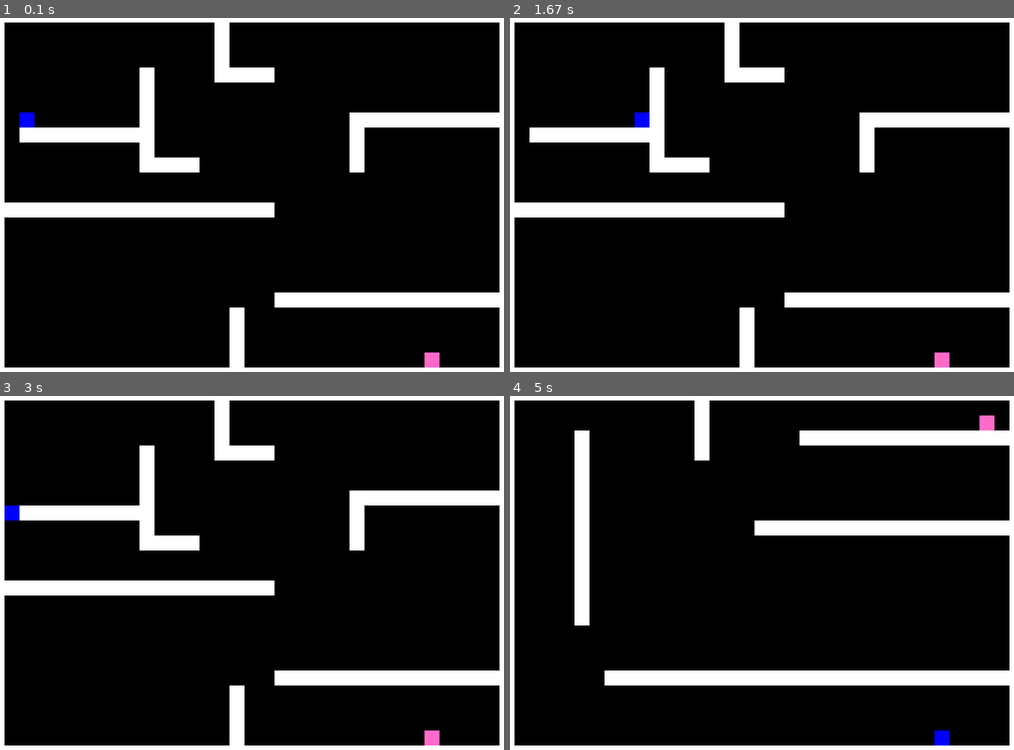
Above: before the commit, frames 1-4 (two rows, left to right).
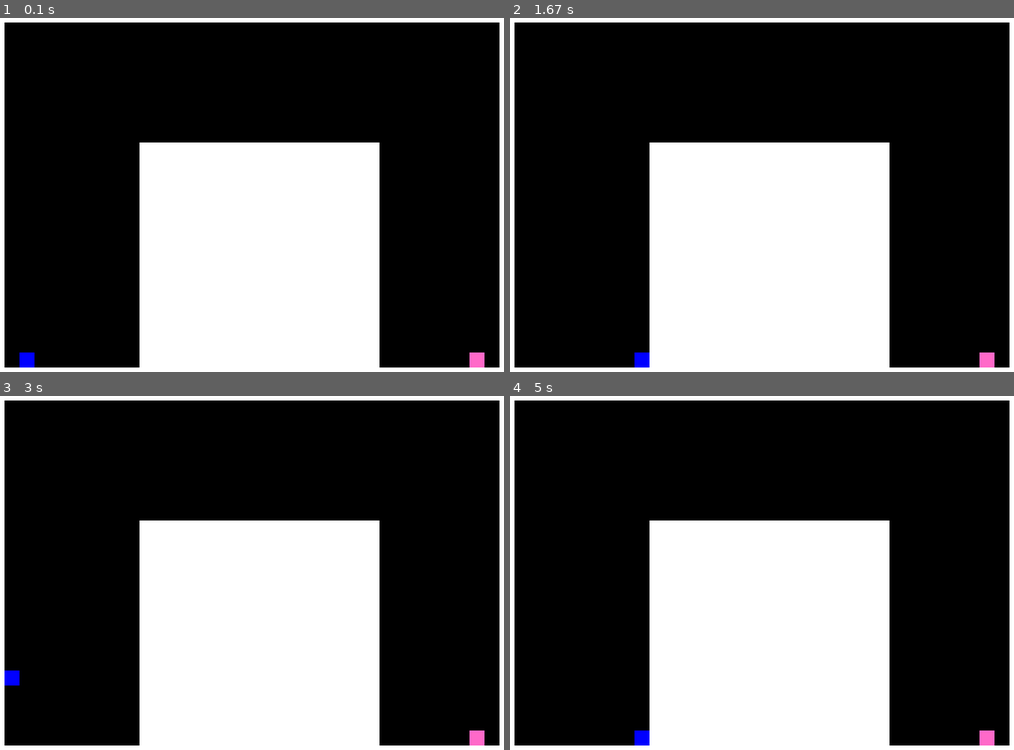
Above: after the commit, the same moments.

Repository: srli/Pygame
Game: pygame game, started from add_duck2.py
Same seed, same stepped clock (60 frames per second), same inputs: the game is played once before the commit and once after it. The source is Python 2; it was converted automatically to run under Python 3.
Inputs:
- Up to frame 1 (0.1 s): no input
- Up to frame 2 (1.67 s): hold Right 0.33-0.8 s; hold Up 0.83-1.3 s; hold Right from 1.33 s (still down)
- Up to frame 3 (3 s): release Right at 1.8 s; hold Left 1.83-2.37 s; hold Left 2.4-2.87 s; hold Up from 2.9 s (still down)
- Up to frame 4 (5 s): release Up at 3.37 s; hold Right 3.4-4.03 s; hold Left 4.07-4.53 s; hold Right from 4.57 s (still down)

The runs differ from the first frame. In frame 1, 33% of the frame differs, in the area x 0-100%, y 1-99%; in frame 2, 33%; in frame 3, 33%; in frame 4, 34%, in the area x 12-100%, y 1-99%.

Commit message:
Almost done but making it pretty now

Diff:
--- /dev/null
+++ b/portal_final2.py
@@ -0,0 +1,241 @@
+# -*- coding: utf-8 -*-
+"""
+Created on Fri Mar  7 16:58:55 2014
+
+@author: zoherghadyali, jaywoo, sophiali
+"""
+
+import pygame, random, math, time
+from pygame.locals import *
+from world import *
+
+class Wall:
+    """ Encodes the state of a singular rectangular 20x20 px wall in the game """
+    def __init__(self, pos):
+        self.rect = pygame.Rect(pos[0], pos[1], 20, 20)
+
+
+class Cake_top(object):
+     def __init__(self, pos):
+         self.rect = pygame.Rect(pos[0], pos[1], 25, 10)
+
+class Cake_bottom(object):
+     def __init__(self, pos):
+         self.rect = pygame.Rect(pos[0], pos[1]+10, 25, 15)
+
+class Portal(object):
+    """This is a portal"""
+    def __init__(self,wall):
+        if wall == 'null':
+            pass
+        else:
+            box = wall
+            self.rectp = box.inflate(10,10)
+
+    def update(event_pos):
+        print "updating portal"
+
+
+class Portal_Platformer_Model:
+    def __init__(self):
+        self.player = Duck(40,40)
+        self.portal_orange = 'null'
+        self.portal_blue = 'null'
+        self.walls = []
+        self.cake = None
+        self.level = 0
+        self.construct_environment(4)
+
+    def construct_environment(self, number):
+        self.walls = []
+        self.cake = None
+        level = world
+        for platform in level:
+            x = y = 0
+            for row in level[number]:
+                for col in row:
+                    if col == "W":
+                        self.walls.append(Wall((x, y)))
+                    if col == "C":
+                        self.cake = Cake_top((x,y))
+                        self.cake2 = Cake_bottom((x,y))
+                    x += 20
+                y += 20
+                x = 0
+
+    def moveX(self, dx):
+        self.player.rect.x += dx
+
+        for wall in self.walls:
+            if self.player.rect.colliderect(wall):
+                if dx > 0:
+                    self.player.rect.right = wall.rect.left
+                if dx < 0:
+                    self.player.rect.left = wall.rect.right
+
+    def moveY(self):
+        self.player.vy += self.player.ay
+        if self.player.vy >= 5.0:
+            self.player.vy = 5.0
+        if self.player.vy <= -5.0:
+            self.player.vy = -5.0
+
+        self.player.rect.y += self.player.vy
+
+        for wall in self.walls:
+            if self.player.rect.colliderect(wall):
+                if self.player.vy > 0:
+                    self.player.rect.bottom = wall.rect.top
+                    self.player.canJump = True
+                if self.player.vy < 0:
+                    self.player.rect.top = wall.rect.bottom
+
+
+    def update(self):
+        self.moveY()
+
+        if self.player.rect.colliderect(self.cake.rect):
+            self.level += 1
+            self.walls = []
+            self.player.rect.x = 40
+            self.player.rect.y = 40
+            self.player.vx= 0
+            self.player.vy = 0
+            self.portal_blue = 'null'
+            self.portal_orange = 'null'
+            self.construct_environment(self.level)
+
+
+        if self.portal_blue != 'null' and self.portal_orange != 'null':
+
+
+            if self.player.rect.colliderect(self.portal_orange.rectp):
+                print "Collision detected!"
+                print "I'm still repeating"
+                xp = self.portal_blue.rectp.x
+                yp = self.portal_blue.rectp.y
+                self.player.rect.x = xp + 30
+                self.player.rect.y = yp + 30
+                return
+
+            if self.player.rect.colliderect(self.portal_blue.rectp):
+                print "Collision detected!"
+                print "I'm still repeating!"
+                xp = self.portal_orange.rectp.x
+                yp = self.portal_orange.rectp.y
+                self.player.rect.x = xp + 30
+                self.player.rect.y = yp + 30
+                return
+
+            else:
+                pass
+
+    def portal_update_orange(self,portalclick):
+        self.portal_orange = Portal(portalclick)
+
+    def portal_update_blue(self,portalclick):
+        self.portal_blue = Portal(portalclick)
+
+class Duck:
+    """Code for our moving duck"""
+    def __init__(self,x,y):
+        self.rect = pygame.Rect(x,y,20,20)
+        self.canJump = False
+        self.vy = 0.0
+        self.ay = 0.15
+
+    def move(self):
+        self.vy += self.ay
+        if self.vy >= 2.0:
+            self.vy = 2.0
+        elif self.vy <= -2.0:
+            self.vy = -2.0
+
+        if self.moveUp or self.moveDown:
+            self.rect.y += self.vy
+        if self.moveLeft or self.moveRight:
+            self.rect.x += self.vx
+
+class PyGameWindowView:
+    """ Draws our game in a Pygame window """
+    def __init__(self,model,screen):
+        self.model = model
+        self.screen = screen
+
+    def draw(self):
+        self.screen.fill(pygame.Color(0,0,0))
+        pygame.draw.rect(self.screen, pygame.Color(109, 109, 109), self.model.player.rect)
+        for wall in self.model.walls:
+            pygame.draw.rect(screen, pygame.Color(255, 255, 255), wall.rect)
+        pygame.draw.rect(screen, pygame.Color(255,105,201), self.model.cake.rect)
+        pygame.draw.rect(screen, pygame.Color(94, 38, 25), self.model.cake2.rect)
+
+        if self.model.portal_orange != 'null':
+            pygame.draw.rect(self.screen, pygame.Color(255,153,0),self.model.portal_orange.rectp)
+        if self.model.portal_blue != 'null':
+            pygame.draw.rect(self.screen, pygame.Color(102,204,255),self.model.portal_blue.rectp)
+
+        pygame.display.update()
+
+
+class PyGameKeyboardController:
+    """ Manipulate game state based on keyboard input """
+    def __init__(self, model):
+        self.model = model
+
+    def handle_pygame_key(self):
+        keypressed = pygame.key.get_pressed()
+        if keypressed[pygame.K_LEFT]:
+            self.model.moveX(-2)
+        if keypressed[pygame.K_RIGHT]:
+            self.model.moveX(2)
+        if keypressed[pygame.K_UP] and self.model.player.canJump:
+            self.model.player.vy = -5.0
+            self.model.player.canJump = False
+
+    def handle_pygame_mouse(self, event):
+        x, y = event.pos
+        xp = float(self.model.player.rect.x)
+        yp = float(self.model.player.rect.y)
+        distance = math.sqrt((x-xp)**2 + (y-yp)**2)
+        dx = (x-xp)/distance * 2
+        dy = (y-yp)/distance * 2
+
+        while distance >= 2:
+            xp += dx
+            yp += dy
+            distance -= 2
+
+            for wall in self.model.walls:
+                if wall.rect.collidepoint(xp,yp):
+                    portalclick = pygame.Rect.copy(wall.rect)
+                    if event.button == 1:
+                        self.model.portal_update_orange(portalclick)
+                    if event.button == 3:
+                        self.model.portal_update_blue(portalclick)
+                    return
+
+if __name__ == '__main__':
+    pygame.init()
+    walls = []
+    size = (700, 500)
+    screen = pygame.display.set_mode(size)
+    model = Portal_Platformer_Model()
+    view = PyGameWindowView(model,screen)
+    controller = PyGameKeyboardController(model)
+
+    running = True
+
+    while running:
+
+        for event in pygame.event.get():
+            if event.type == QUIT:
+                running = False
+            if event.type == MOUSEBUTTONDOWN:
+                controller.handle_pygame_mouse(event)
+        controller.handle_pygame_key()
+        model.update()
+        view.draw()
+        time.sleep(0.001)
+
+    pygame.quit()
--- a/world.py
+++ b/world.py
@@ -6,29 +6,29 @@
 
 world = [[
         "WWWWWWWWWWWWWWWWWWWWWWWWWWWWWWWWWWW",
-        "W              W                  W",
-        "W              W                  W",
-        "W              W                  W",
-        "W         W    WWWW               W",
-        "W         W                       W",
-        "W         W                       W",
-        "W         W             WWWWWWWWWWW",
-        "W WWWWWWWWW             W         W",
-        "W         W             W         W",
-        "W         WWWW          W         W",
-        "W                                 W",
-        "W                                 W",
-        "WWWWWWWWWWWWWWWWWWW               W",
         "W                                 W",
         "W                                 W",
         "W                                 W",
         "W                                 W",
         "W                                 W",
-        "W                  WWWWWWWWWWWWWWWW",
-        "W               W                 W",
-        "W               W                 W",
-        "W               W                 W",
-        "W               W            C    W",
+        "W                                 W",
+        "W                                 W",
+        "W                                 W",
+        "W         WWWWWWWWWWWWWWWW        W",
+        "W         WWWWWWWWWWWWWWWW        W",
+        "W         WWWWWWWWWWWWWWWW        W",
+        "W         WWWWWWWWWWWWWWWW        W",
+        "W         WWWWWWWWWWWWWWWW        W",
+        "W         WWWWWWWWWWWWWWWW        W",
+        "W         WWWWWWWWWWWWWWWW        W",
+        "W         WWWWWWWWWWWWWWWW        W",
+        "W         WWWWWWWWWWWWWWWW        W",
+        "W         WWWWWWWWWWWWWWWW        W",
+        "W         WWWWWWWWWWWWWWWW        W",
+        "W         WWWWWWWWWWWWWWWW        W",
+        "W         WWWWWWWWWWWWWWWW        W",
+        "W         WWWWWWWWWWWWWWWW        W",
+        "W         WWWWWWWWWWWWWWWW      C W",
         "WWWWWWWWWWWWWWWWWWWWWWWWWWWWWWWWWWW",
         ],
         [
@@ -57,4 +57,87 @@
         "W                                 W",
         "W                                 W",
         "WWWWWWWWWWWWWWWWWWWWWWWWWWWWWWWWWWW",
-        ]]
+        ],
+        [
+        "WWWWWWWWWWWWWWWWWWWWWWWWWWWWWWWWWWW",
+        "W    W                      W     W",
+        "W    W                      W     W",
+        "W    W                      W     W",
+        "W    W                      W     W",
+        "W    W  C                   W     W",
+        "W    WWWWWWWWWWWWW          W     W",
+        "W                           W     W",
+        "W                           W     W",
+        "W                W          W     W",
+        "W                W                W",
+        "W                W                W",
+        "W                W                W",
+        "W                W                W",
+        "W                W                W",
+        "W                W                W",
+        "W                W                W",
+        "W                W                W",
+        "W                W                W",
+        "W                W   WWWWWWWWWWWWWW",
+        "W                W                W",
+        "W                W                W",
+        "W                W                W",
+        "W                W                W",
+        "WWWWWWWWWWWWWWWWWWWWWWWWWWWWWWWWWWW",
+        ],
+                [
+        "WWWWWWWWWWWWWWWWWWWWWWWWWWWWWWWWWWW",
+        "W                W                W",
+        "W                W                W",
+        "WWWWWWWWWWWWW    W        W       W",
+        "W                W        W       W",
+        "W                W        W       W",
+        "W    WWWWWWWWWWWWW        W       W",
+        "W                         W       W",
+        "W                         W       W",
+        "WWWWWWWWWWWWWWWWWWWWWWWWWWW       W",
+        "W                                 W",
+        "W                                 W",
+        "W                                 W",
+        "W                W                W",
+        "W                W                W",
+        "W                W                W",
+        "W                W                W",
+        "W                W                W",
+        "W                W                W",
+        "W                W                W",
+        "W                W                W",
+        "W                W                W",
+        "W                W                W",
+        "W  C             W                W",
+        "WWWWWWWWWWWWWWWWWWWWWWWWWWWWWWWWWWW",
+        ],
+                [
+        "WWWWWWWWWWWWWWWWWWWWWWWWWWWWWWWWWWW",
+        "W         WWWWWWWWWWWWWWWWWWW     W",
+        "W         WWWWWWWWWWWWWWWWWWW     W",
+        "W         WWWWWWWWWWWWWWWWWWW     W",
+        "W         WWWWWWWWWWWWWWWWWWW     W",
+        "W         WWWWWWWWWWWWWWWWWWW     W",
+        "W         WWWWWWWWWWWWWWWWWWW     W",
+        "W         WWWWWWWWWWWWWWWWWWW     W",
+        "W                                 W",
+        "W         WWWWWWWWWWWWWWWWWWW     W",
+        "W         WWWWWWWWWWWWWWWWWWW     W",
+        "W         WWWWWWWWWWWWWWWWWWW     W",
+        "W         WWWWWWWWWWWWWWWWWWW     W",
+        "W         WWWWWWWWWWWWWWWWWWW     W",
+        "W         WWWWWWWWWWWWWWWWWWW     W",
+        "W         WWWWWWWWWWWWWWWWWWW     W",
+        "W         WWWWWWWWWWWWWWWWWWW     W",
+        "W         WWWWWWWWWWWWWWWWWWW     W",
+        "W         WWWWWWWWWWWWWWWWWWW     W",
+        "W         WWWWWWWWWWWWWWWWWWW     W",
+        "W         WWWWWWWWWWWWWWWWWWW     W",
+        "W         WWWWWWWWWWWWWWWWWWW     W",
+        "W         WWWWWWWWWWWWWWWWWWW     W",
+        "W         WWWWWWWWWWWWWWWWWWW   C W",
+        "WWWWWWWWWWWWWWWWWWWWWWWWWWWWWWWWWWW",
+        ]
+
+        ]
Not shown, changed: world.pyc
